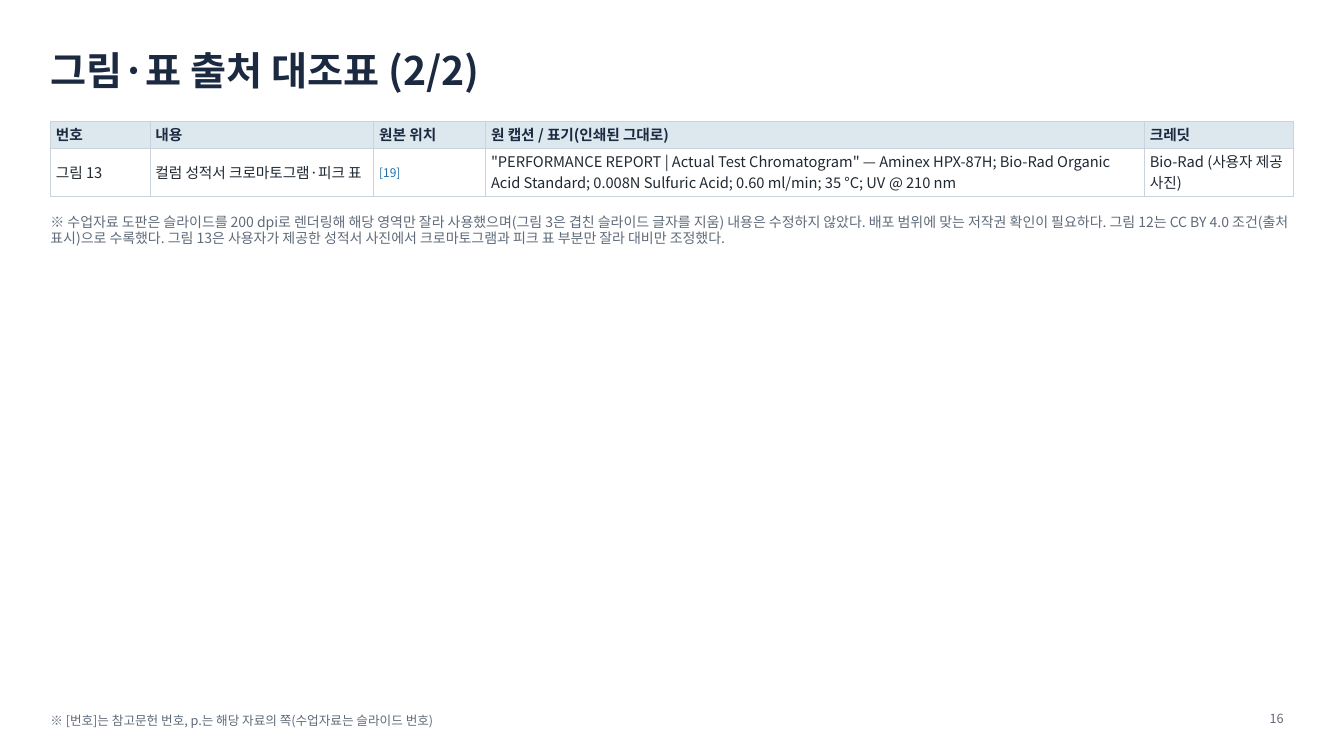
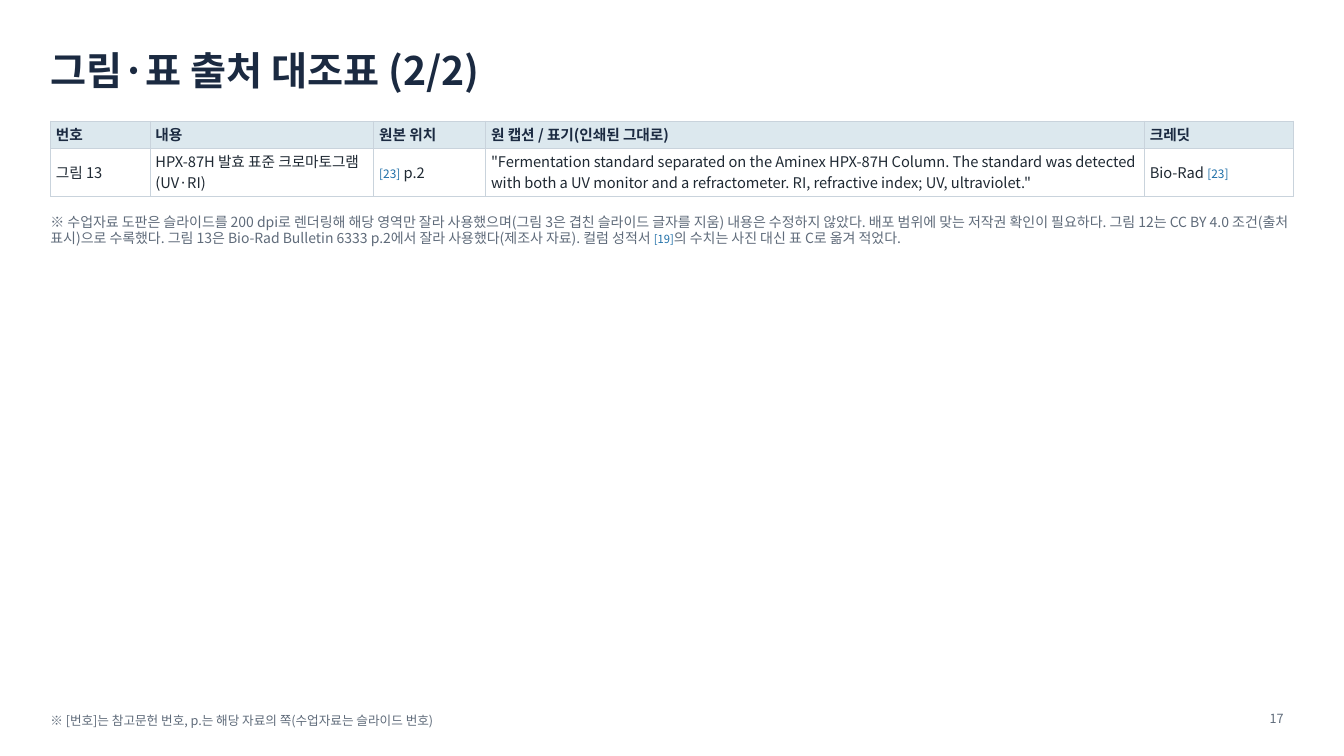
Before and after one commit to mingyu221/office, a slide deck: slide 17 of HPLC_formate_slides_KO.pptx (slide 16 before the commit). Drawn at 1344x756 pixels with LibreOffice and Linux fonts; fonts in the diff are those of the drawing. Boxes give left, top, right and bottom in pixels: in the first picture for what was removed or moved away, otherwise in the second. Text is boxed around its words. In the diff, an @@ line names an element or a change of style, - is before the commit and + after.

```diff
--- a/HPLC_formate_slides_KO.pptx
+++ b/HPLC_formate_slides_KO.pptx
@@ table at (50,121,1295,222) @@
-row 2: 그림 13 | 컬럼 성적서 크로마토그램·피크 표 | [19] | "PERFORMANCE REPORT | Actual Test Chromatogram" — Aminex HPX-87H; Bio-Rad Organic Acid Standard; 0.008N Sulfuric Acid; 0.60 ml/min; 35 °C; UV @ 210 nm | Bio-Rad (사용자 제공 사진)
+row 2: 그림 13 | HPX-87H 발효 표준 크로마토그램 (UV·RI) | [23] p.2 | "Fermentation standard separated on the Aminex HPX-87H Column. The standard was detected with both a UV monitor and a refractometer. RI, refractive index; UV, ultraviolet." | Bio-Rad [23]
@@ text at (50,215,1288,246): text changed @@
-※ 수업자료 도판은 슬라이드를 200 dpi로 렌더링해 해당 영역만 잘라 사용했으며(그림 3은 겹친 슬라이드 글자를 지움) 내용은 수정하지 않았다. 배포 범위에 맞는 저작권 확인이 필요하다. 그림 12는 CC BY 4.0 조건(출처 표시)으로 수록했다. 그림 13은 사용자가 제공한 성적서 사진에서 크로마토그램과 피크 표 부분만 잘라 대비만 조정했다.
+※ 수업자료 도판은 슬라이드를 200 dpi로 렌더링해 해당 영역만 잘라 사용했으며(그림 3은 겹친 슬라이드 글자를 지움) 내용은 수정하지 않았다. 배포 범위에 맞는 저작권 확인이 필요하다. 그림 12는 CC BY 4.0 조건(출처 표시)으로 수록했다. 그림 13은 Bio-Rad Bulletin 6333 p.2에서 잘라 사용했다(제조사 자료). 컬럼 성적서 [19]의 수치는 사진 대신 표 C로 옮겨 적었다.
@@ page number at (1270,714,1284,723): text changed @@
-16
+17
```
Also in this commit, not shown: 6 other slides changed, 1 slide added, 3 other files.
